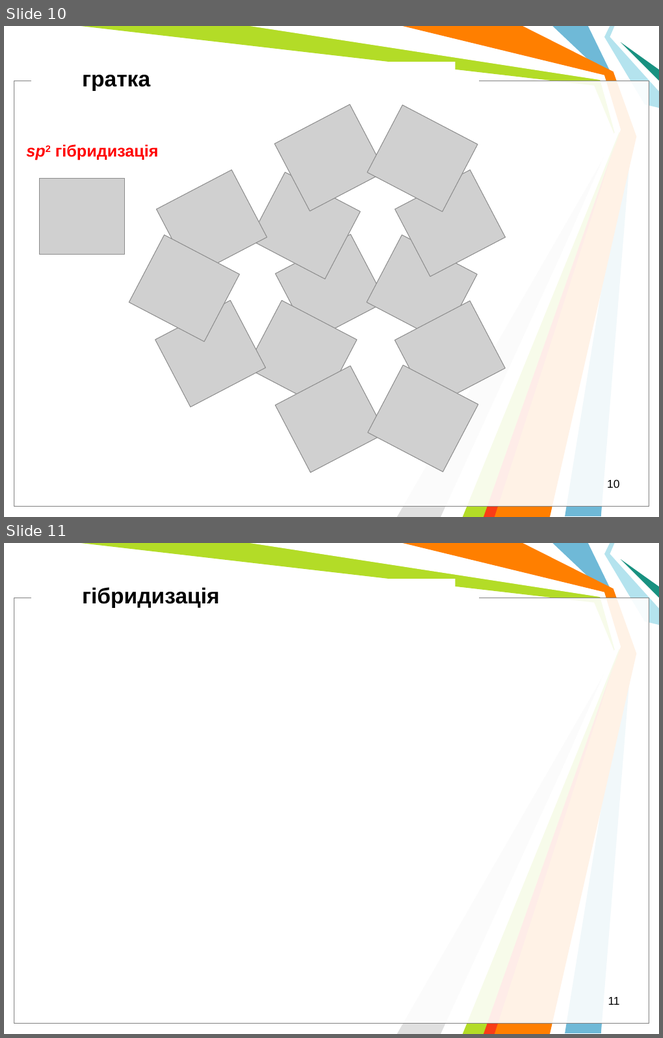
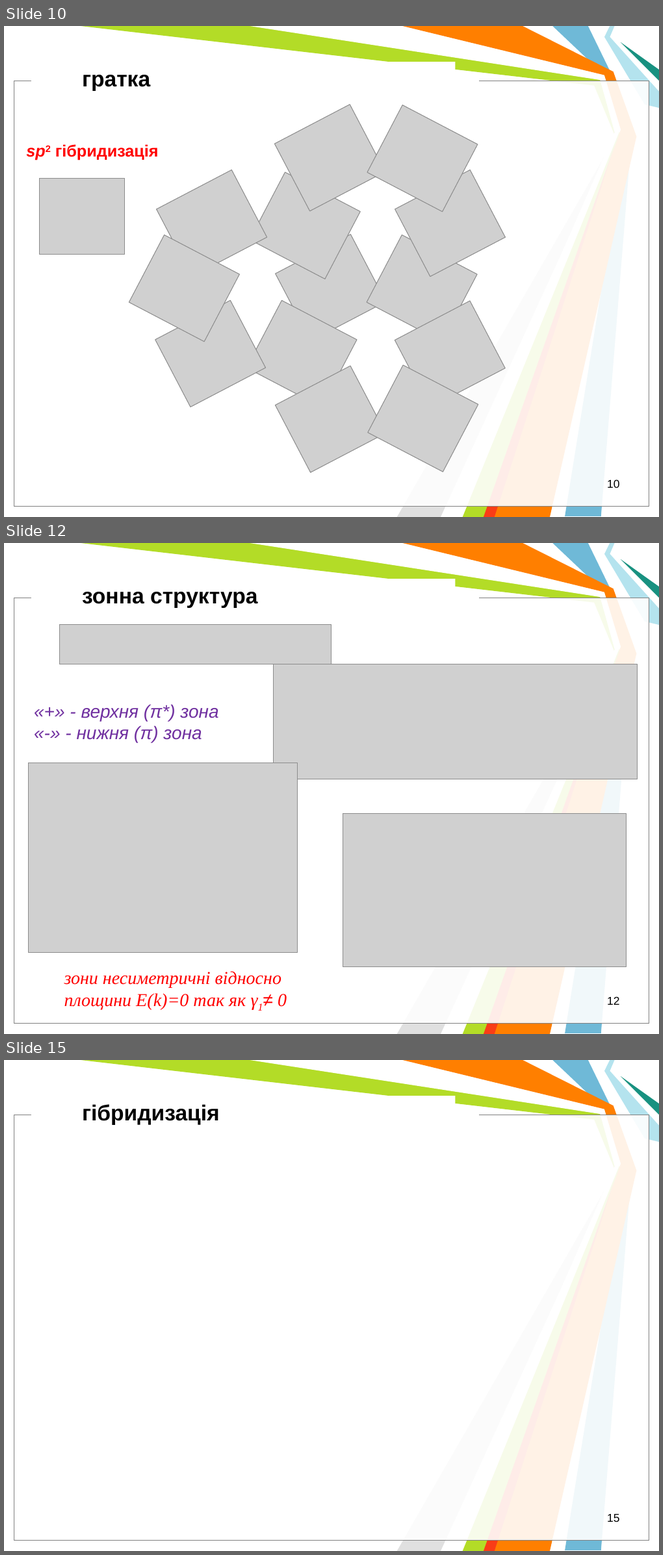
Before and after one commit to l432/NMK, a slide deck: Lecture/Nanoelectronika/Present/NanoelectronV5.ppt. Shown one above the other, each under a label of ours: slides 10 and 11 before the commit, slides 10, 12 and 15 after it; the slides between them are not shown. The pictures are 663x1038 and 663x1555 pixels, drawn with LibreOffice and Linux fonts; fonts in the diff are those of the drawing; grey boxes stand for pictures; background and template pictures are left out. Boxes give left, top, right and bottom in pixels: in the first picture for what was removed or moved away, otherwise in the second. Text is boxed around its words. In the diff, an @@ line names an element or a change of style, - is before the commit and + after.

```diff
--- a/Lecture/Nanoelectronika/Present/NanoelectronV5.ppt
+++ b/Lecture/Nanoelectronika/Present/NanoelectronV5.ppt
@@ slide 12 added at bbox=[4, 543, 659, 1034], background #FFFFFF; not listed: 11 template elements that a slide beside it also shows @@
@@ text added at bbox=[82, 592, 258, 608], 24 pt, text #000000, bold @@
+зонна структура
@@ picture added at bbox=[60, 625, 332, 665] @@
@@ picture added at bbox=[273, 664, 637, 780] @@
@@ text added at bbox=[77, 704, 218, 743], 20 pt, text #7030A0, italic @@
+«+» - верхня (π*) зона
+«-» - нижня (π) зона
@@ picture added at bbox=[29, 763, 298, 953] @@
@@ picture added at bbox=[343, 813, 627, 967] @@
@@ text added at bbox=[64, 971, 287, 1010], 20 pt, text #FF0000, italic @@
+зони несиметричні відносно площини Е(k)=0 так як γ1≠ 0
@@ page number added at bbox=[607, 997, 620, 1005], 12.5 pt, text #000000 @@
+12
@@ what was slide 11 is now slide 15 @@
@@ page number at bbox=[607, 1514, 620, 1522]: text changed @@
-11
+15
```
Also in this commit, not shown: 4 other slides added, 2 slides removed.
